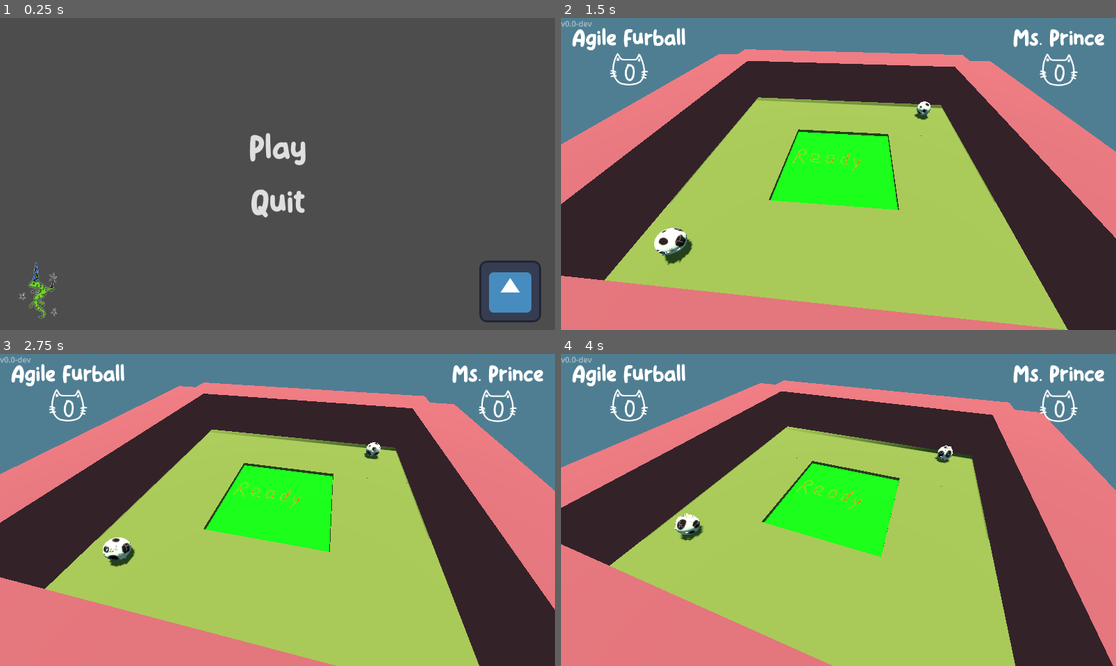
Above: before the commit, frames 1-4 (two rows, left to right).
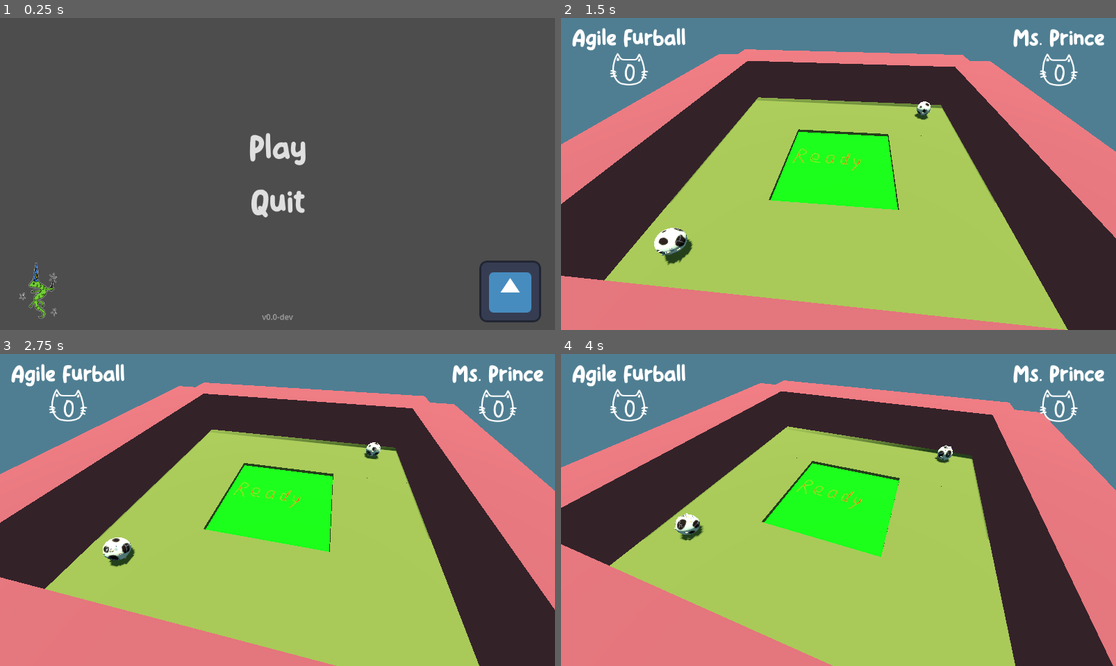
Above: after the commit, the same moments.

Repository: HedgeLizards/ggj24
Game: Godot game, scene res://scenes/start.tscn
Same seed, same stepped clock (60 frames per second), same inputs: the game is played once before the commit and once after it. This scene is started directly instead of the project's main scene. The engine's default icon, where the game draws it, is replaced by a stand-in: a white triangle on a blue panel in a dark square.
Inputs:
- Up to frame 1 (0.25 s): no input
- Up to frame 2 (1.5 s): click "Play" at 0.5 s; tap Enter at 1.25 s; tap W (join_0) at 1.35 s
- Up to frame 3 (2.75 s): tap Up (join_1) at 2.1 s
- Up to frame 4 (4 s): tap Enter at 2.85 s; tap W (join_0) at 3.6 s

The runs differ from the first frame. In frame 1, less than 0.1% of the frame differs, in the area x 47-53%, y 94-97%; in frame 2, less than 0.1%; in frame 3, less than 0.1%; in frame 4, less than 0.1%.

Commit message:
Move Version from Main to UI

Diff:
--- a/code/start.gd
+++ b/code/start.gd
@@ -7,9 +7,9 @@
 		$VBoxContainer.get_theme_constant('separation') * screen_scale
 	)
 
-	for button in [$VBoxContainer/Play, $VBoxContainer/Quit]:
-		button.add_theme_font_size_override('font_size',
-			button.get_theme_font_size('font_size') * screen_scale
+	for label in [$VBoxContainer/Play, $VBoxContainer/Quit, $Version]:
+		label.add_theme_font_size_override('font_size',
+			label.get_theme_font_size('font_size') * screen_scale
 		)
 
 	for texture in [$Logo, $Audio]:
--- a/scenes/main.tscn
+++ b/scenes/main.tscn
@@ -1,10 +1,9 @@
-[gd_scene load_steps=8 format=3 uid="uid://do2h6dlhtci4t"]
+[gd_scene load_steps=7 format=3 uid="uid://do2h6dlhtci4t"]
 
 [ext_resource type="PackedScene" uid="uid://cpru8qqcxur31" path="res://scenes/cat.tscn" id="1_1l0g6"]
 [ext_resource type="Script" path="res://code/main.gd" id="1_i2n6y"]
 [ext_resource type="PackedScene" uid="uid://caltol35o78ta" path="res://scenes/ui.tscn" id="2_jwe8d"]
 [ext_resource type="PackedScene" uid="uid://cie6lckxrpqvu" path="res://scenes/levels/lobby.tscn" id="3_liilj"]
-[ext_resource type="Script" path="res://code/version.gd" id="3_nx0xq"]
 
 [sub_resource type="Environment" id="Environment_n3do1"]
 background_mode = 1
@@ -27,12 +26,6 @@
 
 [node name="Player" parent="Players" instance=ExtResource("1_1l0g6")]
 transform = Transform3D(0.925375, 0, 0.379052, 0.0662713, 0.984598, -0.161787, -0.373214, 0.174834, 0.911122, -30, 5, 30)
-
-[node name="Version" type="Label" parent="."]
-offset_right = 40.0
-offset_bottom = 23.0
-text = "version"
-script = ExtResource("3_nx0xq")
 
 [node name="CameraBase" type="Node3D" parent="."]
 unique_name_in_owner = true
--- a/scenes/start.tscn
+++ b/scenes/start.tscn
@@ -1,9 +1,10 @@
-[gd_scene load_steps=11 format=3 uid="uid://cyhh22x6f5g88"]
+[gd_scene load_steps=12 format=3 uid="uid://cyhh22x6f5g88"]
 
 [ext_resource type="Script" path="res://code/start.gd" id="1_c8csj"]
 [ext_resource type="FontFile" uid="uid://d322quqpvquoi" path="res://fonts/KiddosyfreeRegular-GOEag.otf" id="1_jt7q2"]
 [ext_resource type="Texture2D" uid="uid://b7m1pgyxyxrkk" path="res://art/hedgelizard.png" id="1_lovnt"]
 [ext_resource type="Texture2D" uid="uid://c8y6s2h8tuje6" path="res://icon.svg" id="2_ii37h"]
+[ext_resource type="Script" path="res://code/version.gd" id="4_18bna"]
 
 [sub_resource type="InputEventKey" id="InputEventKey_wgtik"]
 device = -1
@@ -87,6 +88,21 @@
 texture = ExtResource("1_lovnt")
 expand_mode = 1
 
+[node name="Version" type="Label" parent="."]
+layout_mode = 1
+anchors_preset = -1
+anchor_left = 0.5
+anchor_top = 0.975
+anchor_right = 0.5
+anchor_bottom = 0.975
+offset_left = -28.5
+offset_top = -23.0
+offset_right = 28.5
+grow_horizontal = 2
+grow_vertical = 0
+text = "version"
+script = ExtResource("4_18bna")
+
 [node name="Audio" type="TextureButton" parent="."]
 custom_minimum_size = Vector2(64, 64)
 layout_mode = 1
